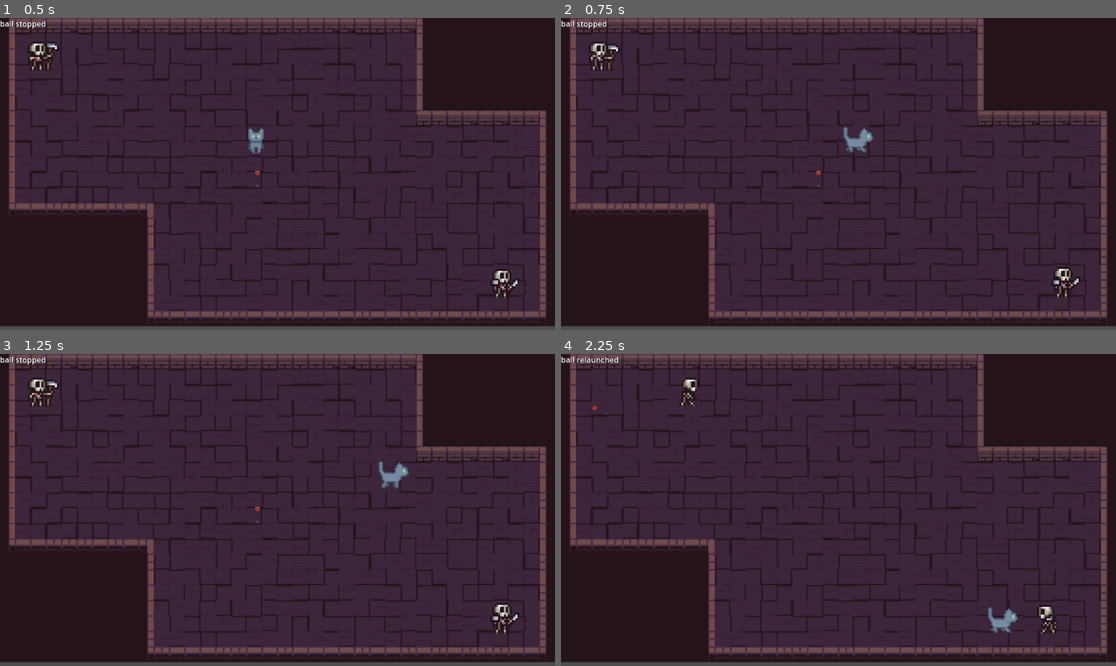
Above: before the commit, frames 1-4 (two rows, left to right).
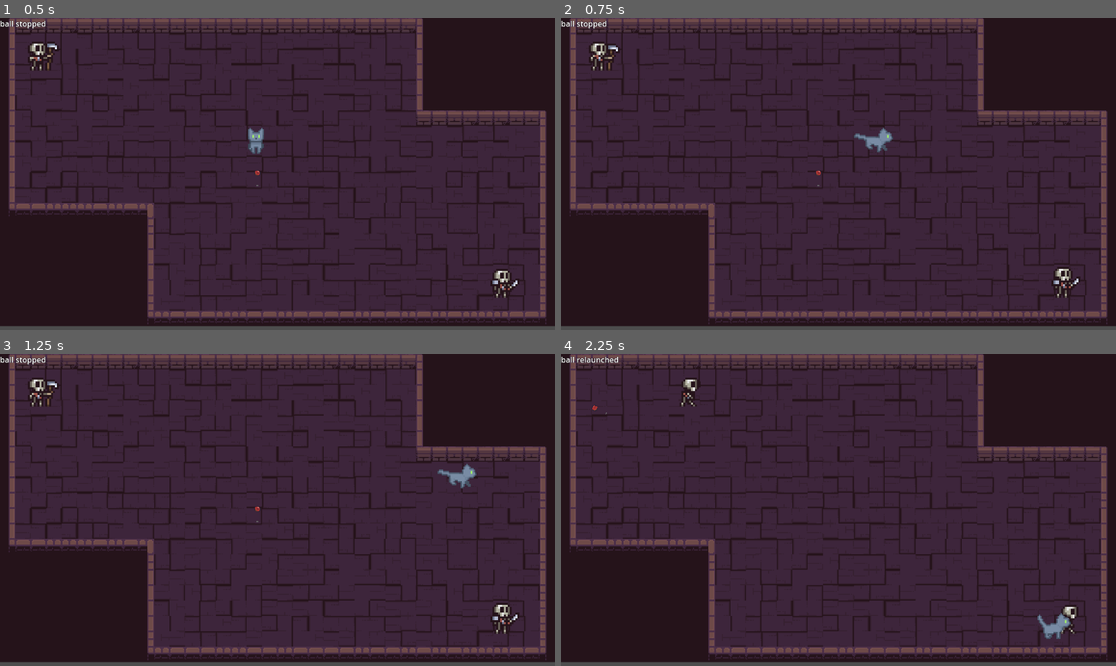
Above: after the commit, the same moments.

Repository: pablocoop/CC5408-Proyecto
Game: Godot game, scene res://scenes/main.tscn
Same seed, same stepped clock (60 frames per second), same inputs: the game is played once before the commit and once after it.
Inputs (mouse positions are in pixels of both pictures, inside the frame that each line leads up to):
- Up to frame 1 (0.5 s): no input
- Up to frame 2 (0.75 s): move the mouse to (960, 158) at 0.52 s; hold D (move_right) from 0.53 s (still down); hold Right mouse button (run, bound only after the commit) from 0.53 s (still down)
- Up to frame 3 (1.25 s): keep holding D (move_right); keep holding Right mouse button (run, bound only after the commit)
- Up to frame 4 (2.25 s): move the mouse to (727, 525) at 1.27 s; release D (move_right) at 1.28 s; release Right mouse button (run, bound only after the commit) at 1.28 s; hold S (move_down) 1.28-2.03 s; tap Space (attack) at 1.35 s; right-click (727, 525) at 1.55 s; move the mouse to (894, 441) at 2.02 s; hold D (move_right) from 2.03 s (still down); hold Right mouse button (run, bound only after the commit) from 2.03 s (still down)

Frame 1 is identical in both runs. In frame 2, 0.4% of the frame differs, in the area x 50-60%, y 34-43%; in frame 3, 0.5%; in frame 4, 0.8%, in the area x 76-94%, y 80-92%.

Commit message:
feat(player): done player scene with 8-direction run  animation

Diff:
--- a/project.godot
+++ b/project.godot
@@ -47,6 +47,12 @@
 , Object(InputEventMouseButton,"resource_local_to_scene":false,"resource_name":"","device":-1,"window_id":0,"alt_presse …(249 unchanged characters)…
 ]
 }
+run={
+"deadzone": 0.2,
+"events": [Object(InputEventMouseButton,"resource_local_to_scene":false,"resource_name":"","device":-1,"window_id":0,"alt_pressed":false,"shift_pressed":false,"ctrl_pressed":false,"meta_pressed":false,"button_mask":2,"position":Vector2(316, 19),"global_position":Vector2(325, 67),"factor":1.0,"button_index":2,"canceled":false,"pressed":true,"double_click":false,"script":null)
+, Object(InputEventKey,"resource_local_to_scene":false,"resource_name":"","device":-1,"window_id":0,"alt_pressed":false,"shift_pressed":false,"ctrl_pressed":false,"meta_pressed":false,"pressed":false,"keycode":0,"physical_keycode":4194325,"key_label":0,"unicode":0,"location":0,"echo":false,"script":null)
+]
+}
 
 [rendering]
 
--- a/scenes/player.gd
+++ b/scenes/player.gd
@@ -5,6 +5,8 @@
 @export var acceleration = 900
 @export var max_health := 10
 var current_health := max_health
+var is_running := false
+@export var run_multiplier := 1.5
 
 var input: Vector2
 var playback: AnimationNodeStateMachinePlayback
@@ -21,7 +23,12 @@
 
 func _physics_process(delta: float) -> void:
 	input = Input.get_vector("move_left", "move_right", "move_up", "move_down")
-	velocity = input * speed
+
+	is_running = Input.is_action_pressed("run")
+
+	var current_speed = speed * run_multiplier if is_running else speed
+	velocity = input * current_speed
+
 	move_and_slide()
 	_select_animation()
 	_update_animation_parameters()
@@ -38,9 +45,13 @@
 		#velocity.x = direction_x * speed
 	#else:
 		#velocity.x = move_toward(velocity.x, 0, speed)
+
+
 func _select_animation() -> void:
 	if velocity == Vector2.ZERO:
 		playback.travel("idle")
+	elif is_running:
+		playback.travel("running")
 	else:
 		playback.travel("walking")
 
@@ -49,6 +60,7 @@
 		return
 	animation_tree["parameters/idle/blend_position"] = input
 	animation_tree["parameters/walking/blend_position"] = input
+	animation_tree["parameters/running/blend_position"] = input
 
 func _input(event: InputEvent) -> void:
 	pass
--- a/scenes/player.tscn
+++ b/scenes/player.tscn
@@ -1376,8 +1376,8 @@
 states/End/position = Vector2(1173, 100)
 states/idle/node = SubResource("AnimationNodeBlendSpace2D_y4r1p")
 states/idle/position = Vector2(349, 100)
-states/run/node = SubResource("AnimationNodeBlendSpace2D_4r5pv")
-states/run/position = Vector2(679, 100)
+states/running/node = SubResource("AnimationNodeBlendSpace2D_4r5pv")
+states/running/position = Vector2(679, 100)
 states/walking/node = SubResource("AnimationNodeBlendSpace2D_pf23h")
 states/walking/position = Vector2(521, 100)
 graph_offset = Vector2(0, -190.518)
@@ -1410,5 +1410,5 @@
 tree_root = SubResource("AnimationNodeStateMachine_y4r1p")
 anim_player = NodePath("../AnimationPlayer")
 parameters/idle/blend_position = Vector2(-0.00460124, 0.993808)
-parameters/run/blend_position = Vector2(0, 0)
+parameters/running/blend_position = Vector2(0.118068, -0.80805)
 parameters/walking/blend_position = Vector2(0, 0)
